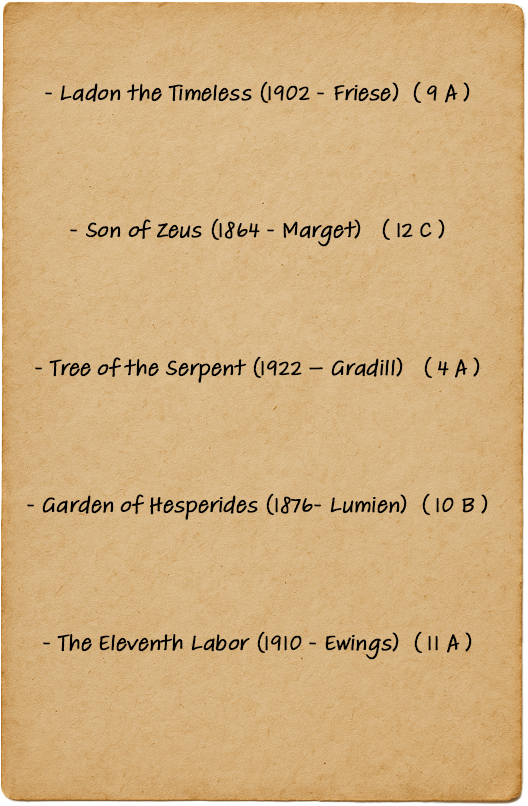
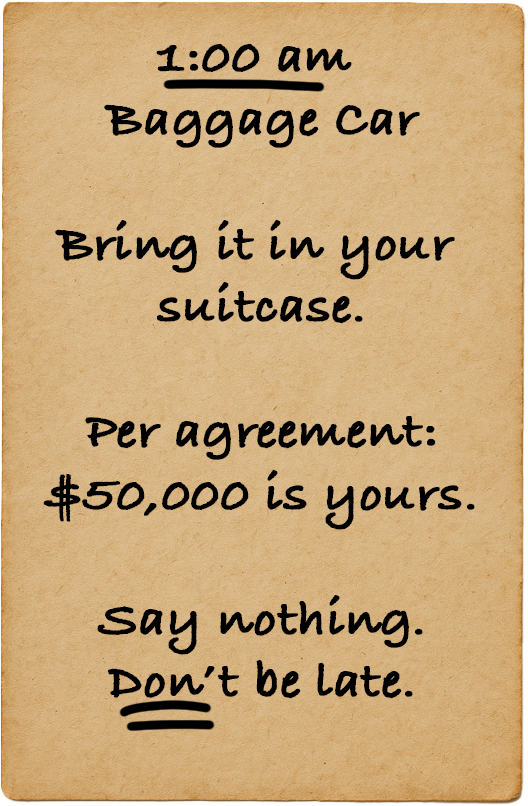
Revision of a layered 528x806 image; what changed, layer by layer:
added layer "Layer 9" above "Layer 8" over [118, 78, 326, 732]
added layer "1:00 am Baggage Car Bring it in your suitcase. Per agreemen" above "Layer 6" over [43, 44, 475, 699]
renamed "- Ladon the Timeless (1902 - Friese) ( 9 A ) - Son of Ze" to "Thomas: 8:30 am - 11 pm Gregory: 11:30 am - 1 am Adrian:", hid it, painted on it over [27, 81, 488, 700]